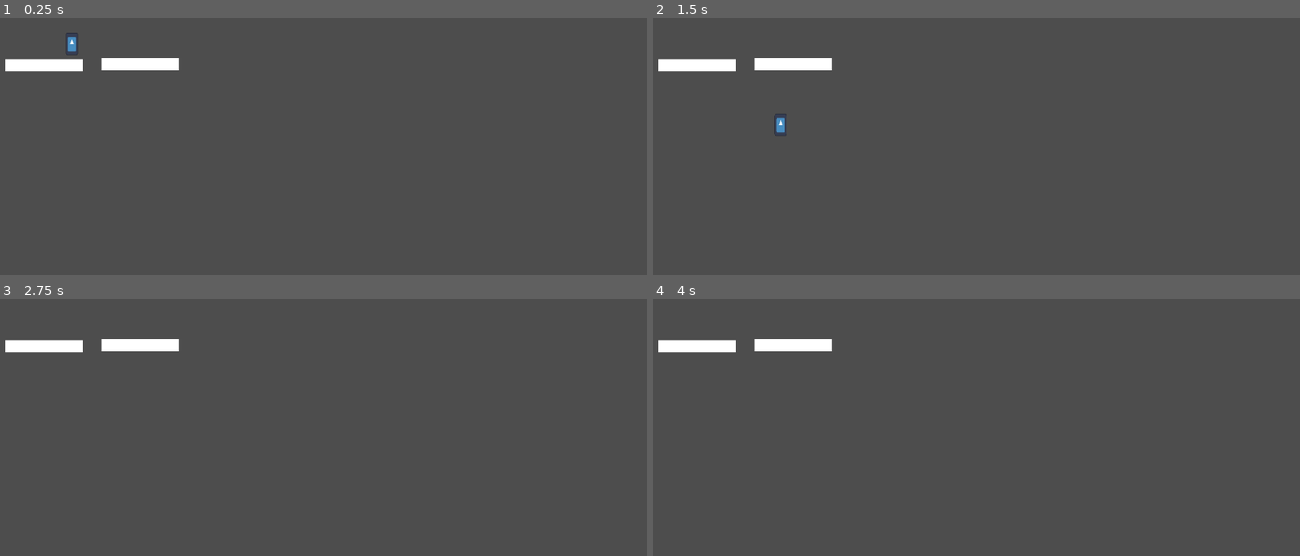
Above: before the commit, frames 1-4 (two rows, left to right).
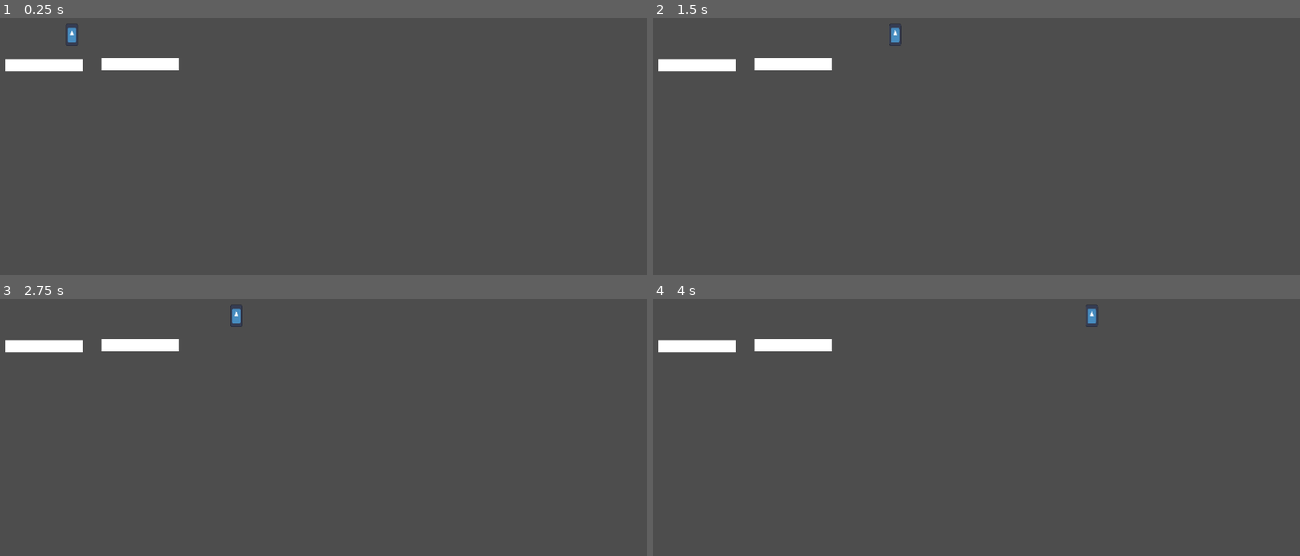
Above: after the commit, the same moments.

Repository: ABAPa/TopDown-project
Game: Godot game, scene res://world.tscn
The game is run twice, just before and just after one commit, with the same random seed, the same clock (stepped at 60 frames per second) and the same inputs. The engine's default icon, where the game draws it, is replaced by a stand-in: a white triangle on a blue panel in a dark square.
Inputs:
- Up to frame 1 (0.25 s): no input
- Up to frame 2 (1.5 s): tap Enter at 0.5 s; hold D (Move Right) from 0.53 s (still down); tap Space (Jump) at 0.77 s
- Up to frame 3 (2.75 s): tap Space (Jump) at 1.52 s; release D (Move Right) at 2.03 s; hold A (Move Left) from 2.03 s (still down)
- Up to frame 4 (4 s): release A (Move Left) at 2.78 s; hold D (Move Right) from 2.78 s (still down); tap Space (Jump) at 3.02, 3.77 s

The runs differ from the first frame. In frame 1, 0.1% of the frame differs, in the area x 10-12%, y 2-15%; in frame 2, 0.2%, in the area x 18-39%, y 2-46%; in frame 3, 0.1%; in frame 4, 0.1%.

Commit message:
fb update

Diff:
--- a/Input_Handler.gd
+++ b/Input_Handler.gd
@@ -5,5 +5,10 @@
 func getPlayerMove() -> float:
 	return Input.get_axis("Move Left", "Move Right")
 
+func getPlayerMoveFB() -> float:
+	return Input.get_axis("Move Forward", "Move Back")
+
+
+
 func getPlayerJump() -> bool:
 	return Input.is_action_just_pressed("Jump")
--- a/Movement.gd
+++ b/Movement.gd
@@ -30,6 +30,11 @@
 	if movementDirection == 0:#if player input !right/left
 		player.velocity.x = lerp(player.velocity.x, 0.0, deaccelerationSpeed * delta)#deaccelorate
 	#now foy y
+	handleTurnSpeed(player, delta)#when player moves in opposite direction of velocity.x, increase velocity
+	wallSliding(player, delta)#when moving into wall, moving down, and not on floor, slide down
+
+func handleMovementFB(player : Player, movementDirection : float, delta : float) -> void:#if player input right
+	#now foy y
 	if movementDirection < 0:
 		player.velocity.y = lerp(player.velocity.y, -maxSpeed, accelerationSpeed * delta)#accelerate right
 
@@ -38,8 +43,9 @@
 
 	if movementDirection == 0:#if player input !right/left
 		player.velocity.y = lerp(player.velocity.y, 0.0, deaccelerationSpeed * delta)#deaccelorate
-	handleTurnSpeed(player, delta)#when player moves in opposite direction of velocity.x, increase velocity
+	handleTurnSpeedFB(player, delta)#when player moves in opposite direction of velocity.x, increase velocity
 	wallSliding(player, delta)#when moving into wall, moving down, and not on floor, slide down
+
 
 func jumpHangTime() -> void:#when apex reached decrease x speed
 	self.accelerationSpeed = jumpApexAccel * accelerationSpeed
@@ -59,6 +65,9 @@
 	if player.velocity.x < 0 && input_handler.getPlayerMove() == 1 && !jump_handler.isWallJumping: #lefttoright
 		player.velocity.x = lerp(player.velocity.x, turnSpeed, turnRate * delta)
 		#now y
+
+func handleTurnSpeedFB(player : Player, delta : float) -> void:
+		#now y
 	if player.velocity.y > 0 && input_handler.getPlayerMove() == -1 && !jump_handler.isWallJumping: #righttoleft
 		player.velocity.y = lerp(player.velocity.x, -turnSpeed, turnRate * delta)
 	if player.velocity.y < 0 && input_handler.getPlayerMove() == 1 && !jump_handler.isWallJumping: #lefttoright
--- a/Player.gd
+++ b/Player.gd
@@ -8,12 +8,13 @@
 @onready var movement_handler = $Movement_Handler as MovementHandler
 @onready var jump_handler = $Jump_Handler as JumpHandler
 
-func _ready():
-	SignalBus.emitOnPlayerReady(self)
+#func _ready():
+	#SignalBus.emitOnPlayerReady(self)
 func _physics_process(delta):
-	GameManager.applyGravity(self, delta)
-
+	#GameManager.applyGravity(self, delta)
+	print(input_handler.getPlayerMove())
 	movement_handler.handleMovement(self, input_handler.getPlayerMove(), delta)
+	movement_handler.handleMovementFB(self, input_handler.getPlayerMoveFB(), delta)
 	jump_handler.handleJump(self, input_handler.getPlayerJump(), delta)
 
 	velocity.normalized()
